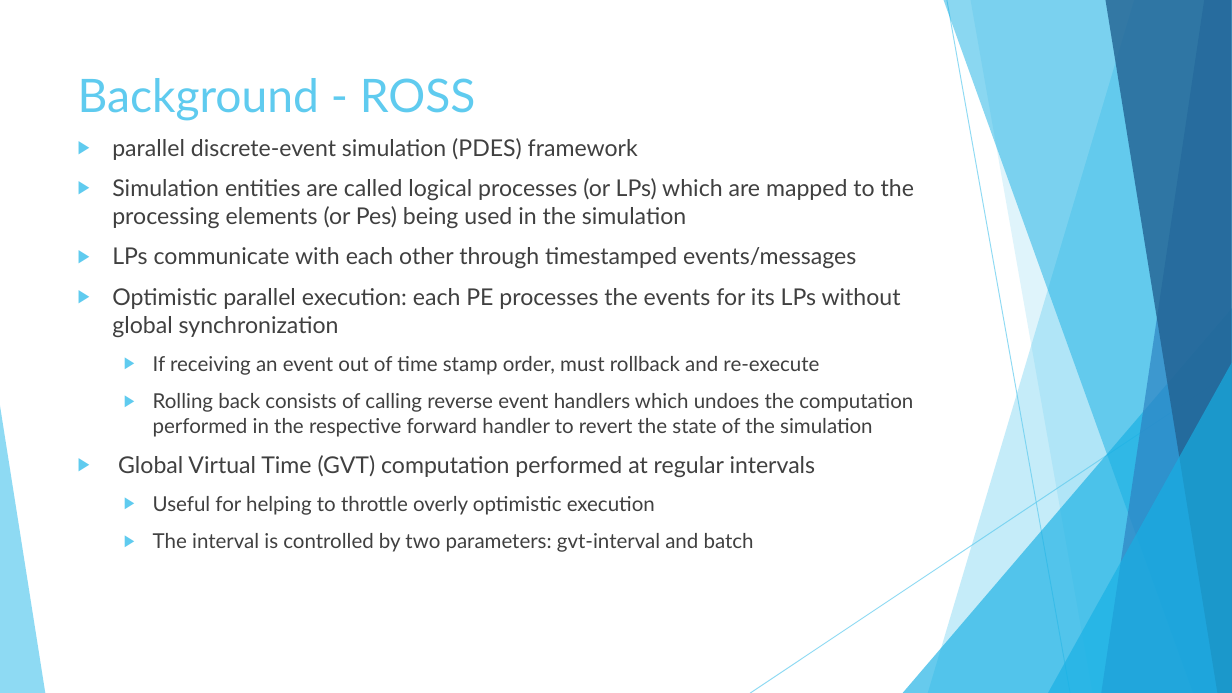
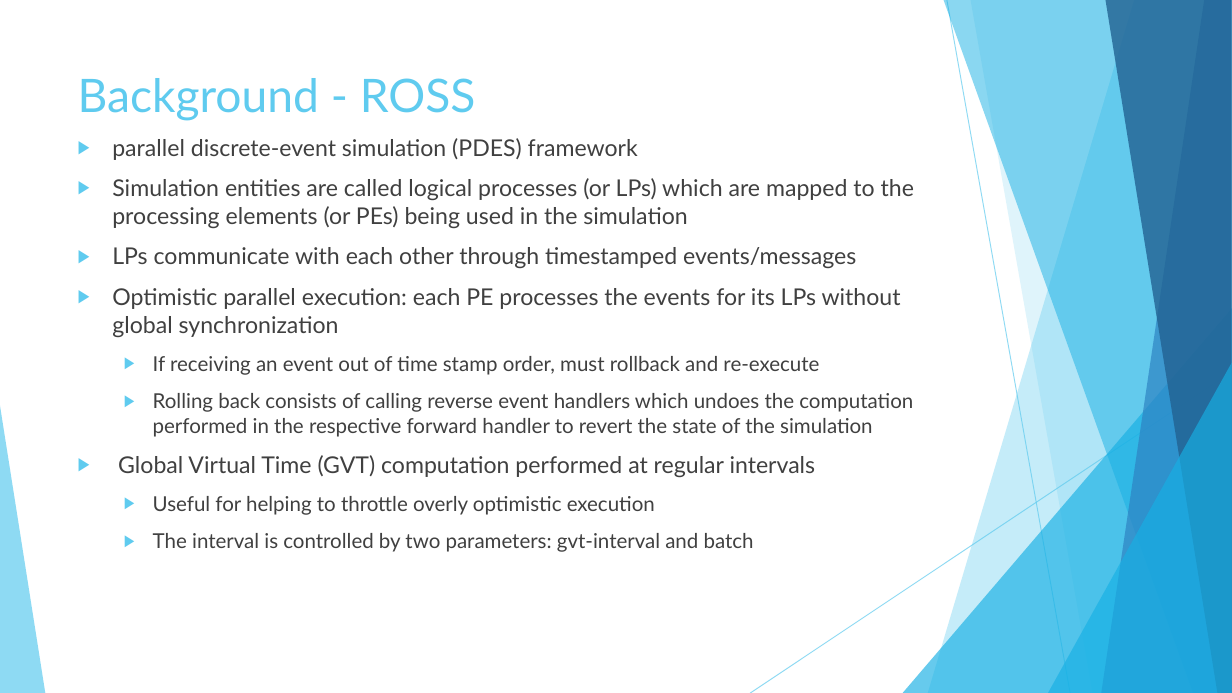
Before and after one commit to caitlinross/vis-project, a slide deck: slide 2 of writeups/vispres.pptx. Drawn at 1232x693 pixels with LibreOffice and Linux fonts; fonts in the diff are those of the drawing. Boxes give left, top, right and bottom in pixels: in the first picture for what was removed or moved away, otherwise in the second. Text is boxed around its words. In the diff, an @@ line names an element or a change of style, - is before the commit and + after.

```diff
--- a/writeups/vispres.pptx
+++ b/writeups/vispres.pptx
@@ text at bbox=[112, 178, 914, 228]: text changed @@
-▶ Simulation entities are called logical processes (or LPs) which are mapped to the processing elements (or Pes) being used in the simulation
+▶ Simulation entities are called logical processes (or LPs) which are mapped to the processing elements (or PEs) being used in the simulation
```
Also in this commit, not shown: 1 other slide changed.
